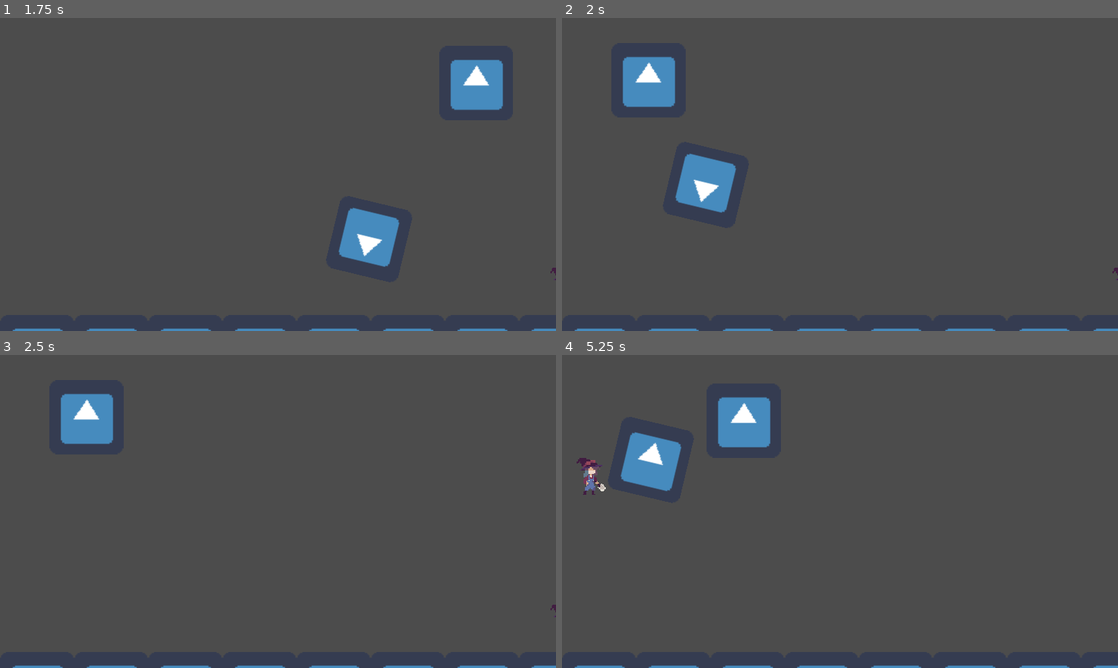
Above: before the commit, frames 1-4 (two rows, left to right).
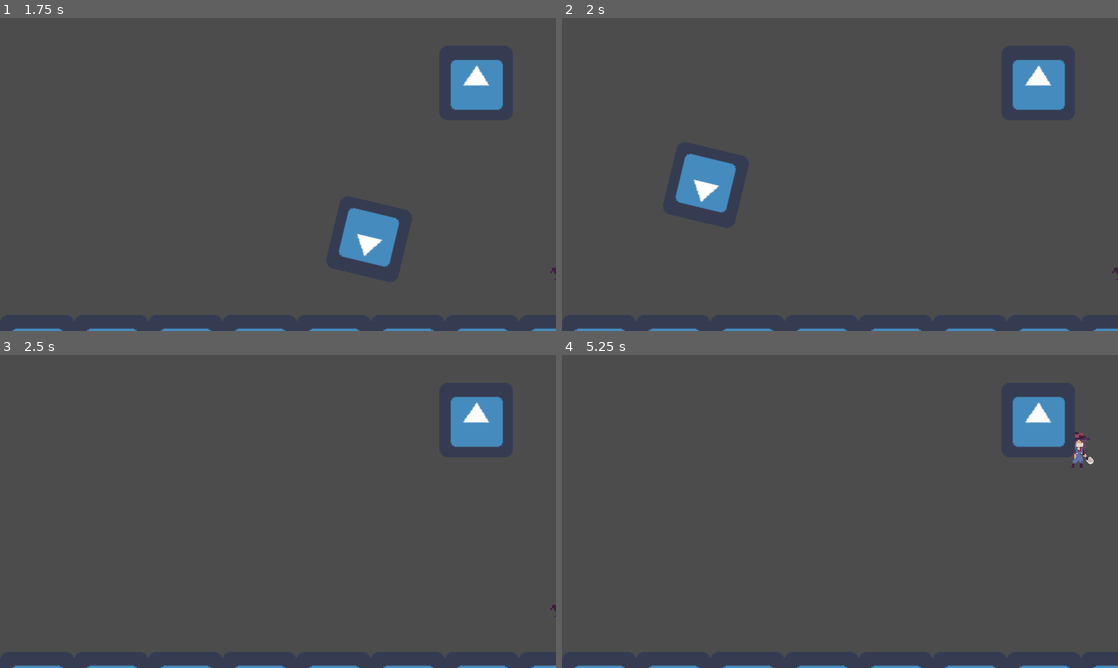
Above: after the commit, the same moments.

Repository: CrushLite/trijam2021
Game: Godot game, scene res://Scenes/World.tscn
Same seed, same stepped clock (60 frames per second), same inputs: the game is played once before the commit and once after it. The engine's default icon, where the game draws it, is replaced by a stand-in: a white triangle on a blue panel in a dark square.
Inputs (mouse positions are in pixels of both pictures, inside the frame that each line leads up to):
- Up to frame 1 (1.75 s): tap Enter (ui_accept) at 0.5, 0.77, 1.52 s; move the mouse to (400, 158) at 0.52 s; hold Right (ui_right) 0.53-1.28 s; click (400, 158) at 0.67 s; move the mouse to (166, 190) at 1.27 s; hold Down (ui_down) from 1.28 s (still down)
- Up to frame 2 (2 s): keep holding Down (ui_down)
- Up to frame 3 (2.5 s): move the mouse to (333, 442) at 2.02 s; release Down (ui_down) at 2.03 s; hold Right (ui_right) from 2.03 s (still down)
- Up to frame 4 (5.25 s): tap Enter (ui_accept) at 2.75, 3.02, 3.77, 4.52 s; move the mouse to (812, 574) at 2.77 s; release Right (ui_right) at 2.78 s; hold Up (ui_up) 2.78-3.53 s; click (812, 574) at 2.92 s; move the mouse to (1006, 558) at 3.52 s; hold Left (ui_left) 3.53-5.03 s; move the mouse to (673, 464) at 4.27 s; move the mouse to (867, 511) at 5.02 s; hold Down (ui_down) from 5.03 s (still down); click (867, 511) at 5.17 s

Frame 1 is identical in both runs. In frame 2, 3.0% of the frame differs, in the area x 10-91%, y 12-30%; in frame 3, 3.0%; in frame 4, 5.1%, in the area x 2-96%, y 13-45%.

Commit message:
Update Zombie.gd

Diff:
--- a/TriJam2021/Scripts/Zombie.gd
+++ b/TriJam2021/Scripts/Zombie.gd
@@ -44,14 +44,43 @@
 #	pass
 
 
+# Need a rock throw attack
+# rocks move to random positions and create hazards
+func rock_throw():
+	# spawns a thing at random positions
+	pass
+
+
 func _on_MoveTimer_timeout():
+	move_to_position_closest_to_player()
+#	move_to_random_position()
+
+
+func move_to_position_closest_to_player():
+	# get position closest to player
+	var closest = null
+	var dist = null
+	var player_pos = player.global_position
+	for p in move_targets.get_children():
+		var d = p.position.distance_to(player_pos)
+		if closest == null or d < dist:
+			closest = p
+			dist = d
+	# move to that position
+	_move_to(closest)
+	pass
+
+
+# Randomly change position
+func move_to_random_position():
 	# move to a random position
 	randomize()
 	var pos : Position2D = curr_pos
 	while pos == curr_pos:
 		var child_index = randi() % move_targets.get_child_count()
 		pos = move_targets.get_child(child_index)
+	_move_to(pos)
+
+func _move_to(pos : Position2D):
 	global_position = pos.global_position
 	curr_pos = pos
-	print("Move!")
-	pass # Replace with function body.
